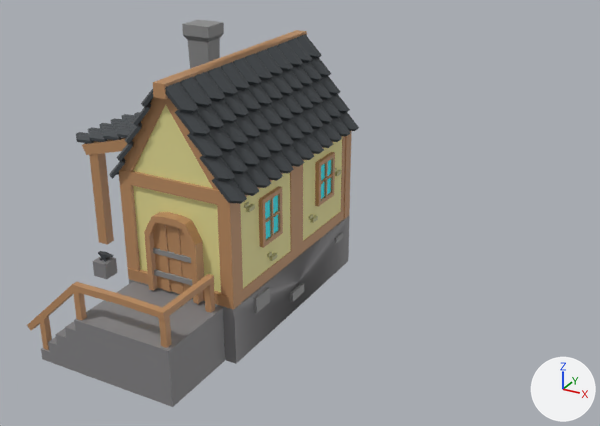
Before and after pictures for a commit that changed the FBX model Assets/Art/Edificios/Herreria.fbx.
Camera for both pictures: a 50 mm lens placed at (12.95, -17.56, 11.62), pointed at (2.46, 1.52, 2.08). The axes (+X, +Y, +Z) are drawn at lower right. The lights are the same throughout. The older version comes first. Where no turn or scale is listed for an object, it has been applied to the vertices. Vertices at exactly the same position are counted once.

Names of what the first picture shows: 'BasePiedra.001', 'BasePiedra.002', 'Casa', 'Cube.006', 'Fragua', 'PasaManos', 'Puerta', 'Techo', 'Ventana.001', 'Ventana.003', 'Yunke'.
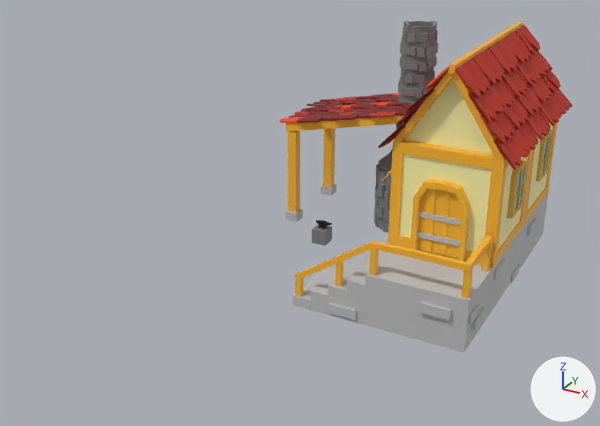
Location of each change, [x1, y1, x2, y2] in pixels of the pictures (600 x 426 px; the box of a moved part takes in the faces that stretch with it):
'PasaManos', reshaped, moved (56% wider, 331% taller)
    before: [27, 274, 215, 350]
    after: [280, 21, 573, 352]
'Casa', deleted
    before: [82, 30, 352, 309]
'Techo', deleted
    before: [76, 34, 359, 204]
'BasePiedra.002', deleted
    before: [41, 282, 225, 407]
'BasePiedra.001', deleted
    before: [129, 216, 350, 364]
'Puerta', deleted
    before: [144, 212, 204, 304]
'Fragua', deleted
    before: [182, 20, 224, 69]
'Ventana.001', deleted
    before: [259, 186, 283, 248]
'Ventana.003', deleted
    before: [315, 152, 335, 206]
'Cube.006', deleted
    before: [93, 257, 117, 279]
'Yunke', deleted
    before: [98, 251, 114, 262]
part 1 of me_cube_025, moved or reshaped
    before: [159, 313, 171, 348]
    after: [461, 268, 472, 299]
part 2 of me_cube_025, added
    after: [369, 246, 379, 275]
part 3 of me_cube_025, moved or reshaped
    before: [73, 292, 87, 321]
    after: [481, 242, 492, 271]
part 4 of me_cube_025, added
    after: [295, 278, 303, 297]
part 5 of me_cube_025, added
    after: [516, 169, 523, 210]
part 6 of me_cube_025, added
    after: [543, 137, 549, 174]
part 7 of me_cube_025, added (beige)
    after: [399, 154, 491, 252]
part 8 of me_cube_025, added (beige)
    after: [498, 157, 527, 249]
part 9 of me_cube_025, added (beige)
    after: [528, 123, 553, 209]
part 10 of me_cube_025, moved or reshaped (not visible afterwards)
    before: [39, 316, 52, 350]
part 11 of me_cube_025, deleted (orange)
    before: [72, 282, 168, 319]
part 12 of me_cube_025, deleted (orange)
    before: [157, 274, 214, 320]
part 13 of me_cube_025, deleted (orange)
    before: [27, 282, 77, 330]
part 14 of me_cube_025, deleted
    before: [204, 280, 215, 313]
part 15 of me_cube_025, added
    after: [280, 21, 573, 352]
part 16 of me_cube_025, added
    after: [312, 220, 332, 246]

Edits to the bpy script that builds the scene:
```text
Change me_cube_025:
    remove me_cube_025.from_pydata(...)  # 64 vertices, 50 faces; spans x -2.18..2.18, y -0.97..0.97, z -1.08..1.08
    remove me_cube_025.materials.append(mat_madera)  # orange #bc8d62
    add me_cube_025.from_pydata(...)  # 7262 vertices, 6313 faces; spans x -8.31..0.38, y -0.09..8.92, z -0.03..6.75
    me_cube_025 part 1: the loose piece of 12 vertices spanning x 1.99..2.18, y -0.96..-0.77, z 0.08..0.95 is moved by (-2.21, 1.02, 1.37), in mat_pallette (picture img_cs112_v2_32x_png)
    me_cube_025 part 2: a new loose piece, a box spanning x -2.71..-2.54, y 0.09..0.26, z 1.45..2.29, in mat_pallette (picture img_cs112_v2_32x_png)
    me_cube_025 part 3: the loose piece of 8 vertices spanning x -0.46..-0.29, y -0.96..-0.8, z 0.08..0.95 is moved by (0.23, 2.66, 1.37), in mat_pallette (picture img_cs112_v2_32x_png)
    me_cube_025 part 4: a new loose piece, a box spanning x -4.89..-4.72, y 0.06..0.23, z 0.27..0.92, in mat_pallette (picture img_cs112_v2_32x_png)
    me_cube_025 part 5: a new loose piece, a box spanning x 0.029..0.114, y 3.572..3.633, z 2.585..3.738, in mat_pallette (picture img_cs112_v2_32x_png)
    me_cube_025 part 6: a new loose piece, a box spanning x -0.011..0.074, y 6.648..6.709, z 2.585..3.738, in mat_pallette (picture img_cs112_v2_32x_png)
    me_cube_025 part 7: a new loose piece, a box spanning x -2.7..-0.3, y 2.05..2.25, z 1.8..4.2, in mat_pallette (picture img_cs112_v2_32x_png)
    me_cube_025 part 8: a new loose piece, a box spanning x -0.25..-0.05, y 2.3..4.7, z 1.8..4.2, in mat_pallette (picture img_cs112_v2_32x_png)
    me_cube_025 part 9: a new loose piece, a box spanning x -0.25..-0.05, y 5.3..7.7, z 1.78..4.18, in mat_pallette (picture img_cs112_v2_32x_png)
    me_cube_025 part 10: the loose piece of 8 vertices spanning x -1.71..-1.55, y -0.96..-0.8, z -1.08..-0.12 is scaled about its middle by (2.15, 0.859, 0.251), then moved by (-2.76, 6.69, 2.48), in mat_pallette (picture img_cs112_v2_32x_png)
    me_cube_025 part 11: the loose piece of 12 vertices spanning x -0.46..2.15, y -0.96..-0.8, z 0.88..1.08 is deleted
    me_cube_025 part 12: the loose piece of 8 vertices spanning x 1.99..2.15, y -0.97..0.97, z 0.87..1.06 is deleted
    me_cube_025 part 13: the loose piece of 8 vertices spanning x -2.18..-0.35, y -0.96..-0.8, z -0.66..1.06 is deleted
    me_cube_025 part 14: the loose piece of 8 vertices spanning x 1.99..2.15, y 0.79..0.96, z 0.08..0.95 is deleted
    me_cube_025 part 15: 7038 vertices added at x -8.31..0.38, y -0.09..8.92, z -0.03..6.75
    me_cube_025 part 16: 92 vertices added at x -6.35..-5.76, y 3.77..4.25, z 0.01..0.7
    other edits to the shape of me_cube_025 do not show in these pictures
    add me_cube_025.materials.append(mat_pallette)  # picture img_cs112_v2_32x_png
Remove ob_casa:
    ob_casa = bpy.data.objects.new('Casa', me_cube_136)
Remove ob_basepiedra_001:
    ob_basepiedra_001 = bpy.data.objects.new('BasePiedra.001', me_cube_011)
Remove ob_ventana_001:
    ob_ventana_001 = bpy.data.objects.new('Ventana.001', me_cube_131)
Remove ob_techo:
    ob_techo = bpy.data.objects.new('Techo', me_plane_007)
Remove ob_fragua:
    ob_fragua = bpy.data.objects.new('Fragua', me_cube_094)
Remove ob_ventana_003:
    ob_ventana_003 = bpy.data.objects.new('Ventana.003', me_cube_028)
Remove ob_cube_006:
    ob_cube_006 = bpy.data.objects.new('Cube.006', me_cube)
Change ob_pasamanos:
    ob_pasamanos.location: (0.67, -4.31, 1.36) -> (8.0, 0.0, 0.0)
Remove ob_basepiedra_002:
    ob_basepiedra_002 = bpy.data.objects.new('BasePiedra.002', me_cube_141)
Remove ob_yunke:
    ob_yunke = bpy.data.objects.new('Yunke', me_cube_095)
Remove ob_puerta:
    ob_puerta = bpy.data.objects.new('Puerta', me_cube_119)
```
